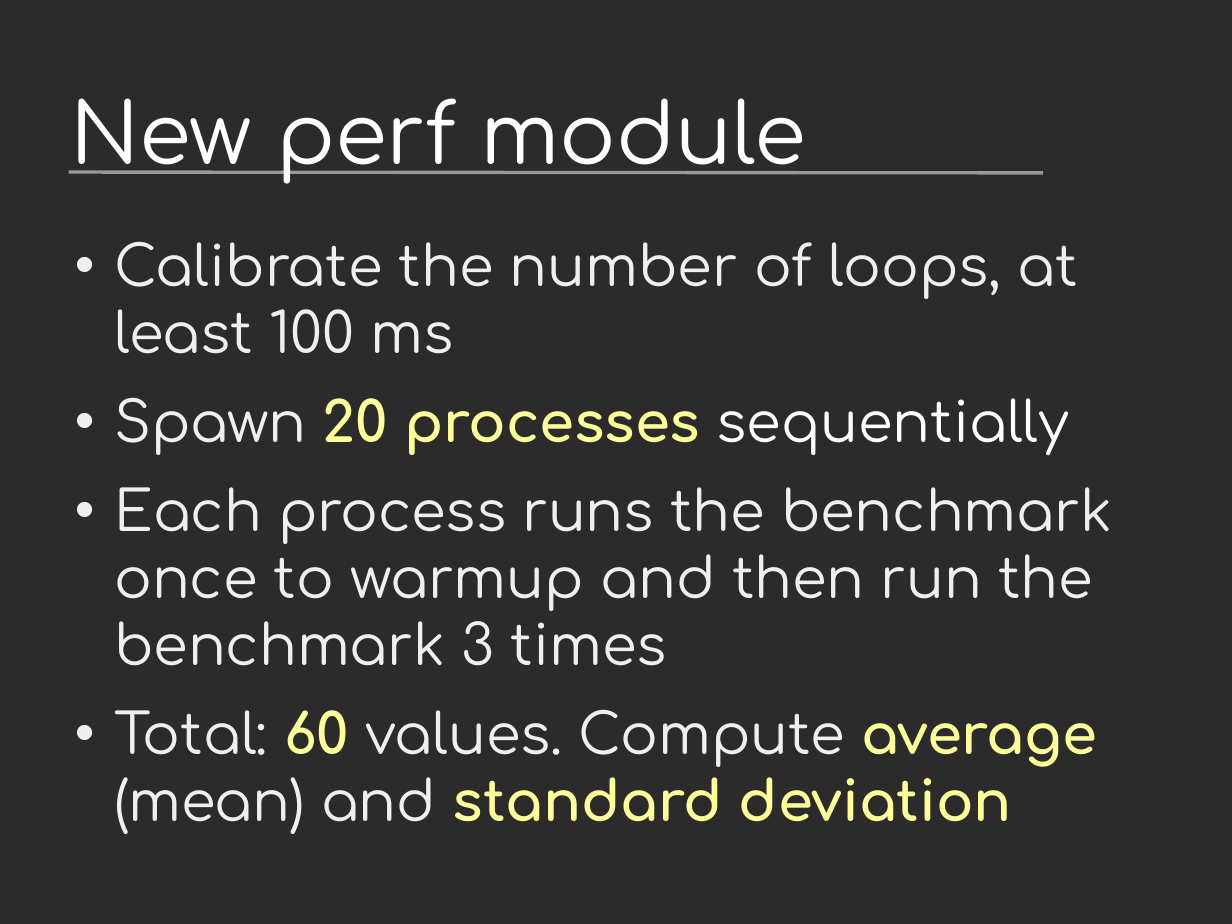
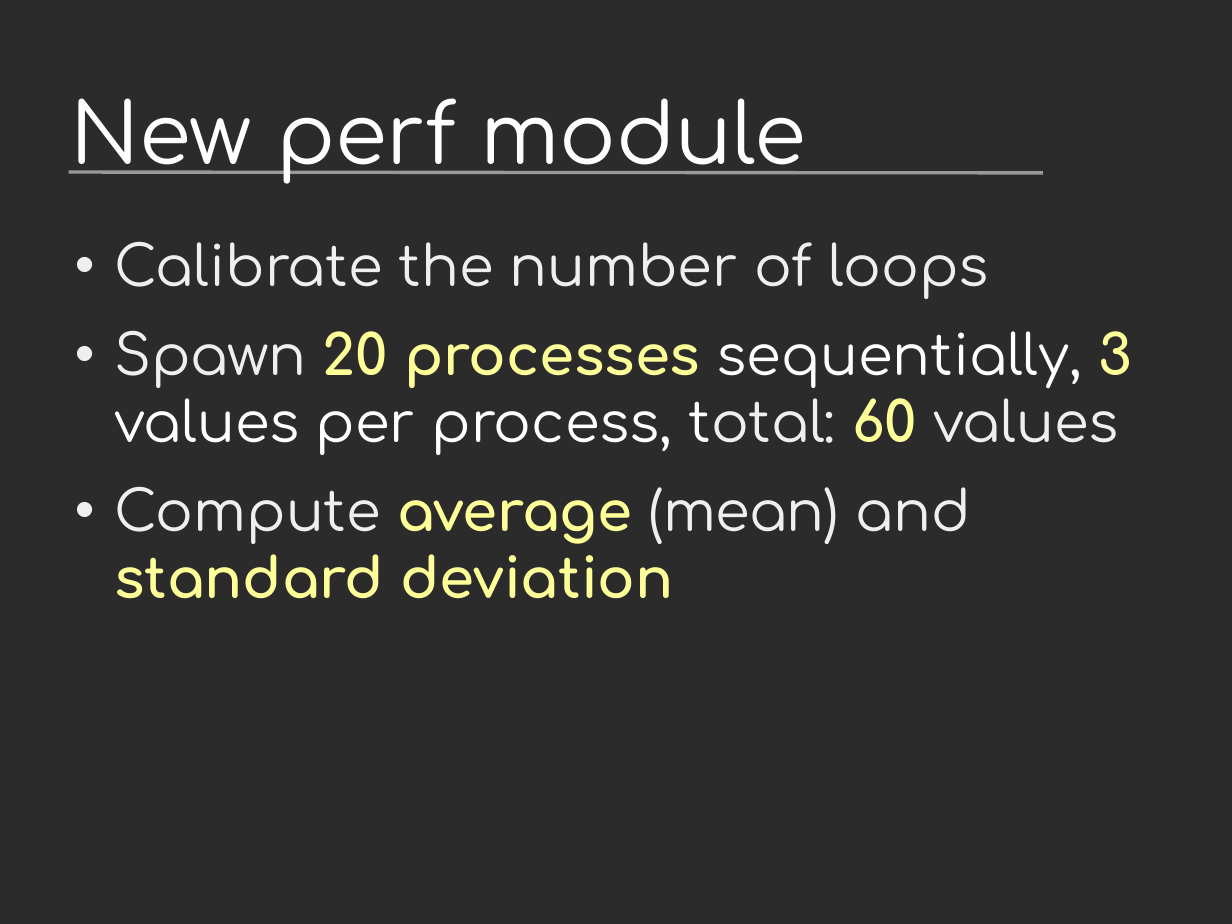
Before and after one commit to vstinner/talks, a slide deck: slide 5 of 2017-PyconUS/python36_opt.odp. Drawn at 1232x924 pixels with LibreOffice and Linux fonts; fonts in the diff are those of the drawing; background and template pictures are left out; a plain dark background stands for a picture behind light text. Boxes give left, top, right and bottom in pixels: in the first picture for what was removed or moved away, otherwise in the second. Text is boxed around its words. In the diff, an @@ line names an element or a change of style, - is before the commit and + after.

```diff
--- a/2017-PyconUS/python36_opt.odp
+++ b/2017-PyconUS/python36_opt.odp
@@ text at (114, 242, 1131, 599): text changed @@
-• Calibrate the number of loops, at least 100 ms
-• Spawn 20 processes sequentially
-• Each process runs the benchmark once to warmup and then run the benchmark 3 times
-• Total: 60 values. Compute average (mean) and standard deviation
+• Calibrate the number of loops
+• Spawn 20 processes sequentially, 3 values per process, total: 60 values
+• Compute average (mean) and standard deviation
```
Also in this commit, not shown: 4 other slides changed, 1 slide removed, 1 other file.
